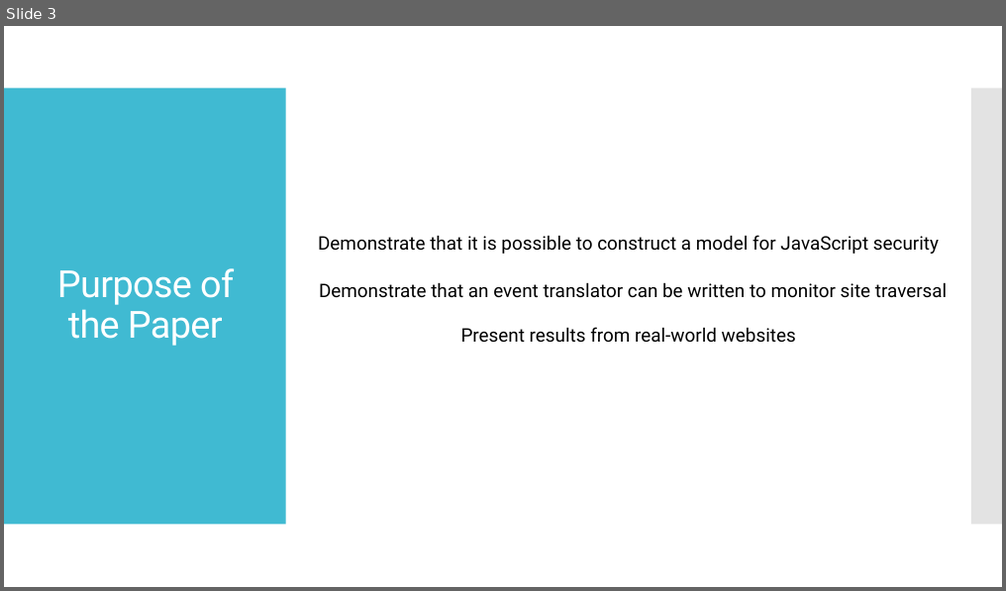
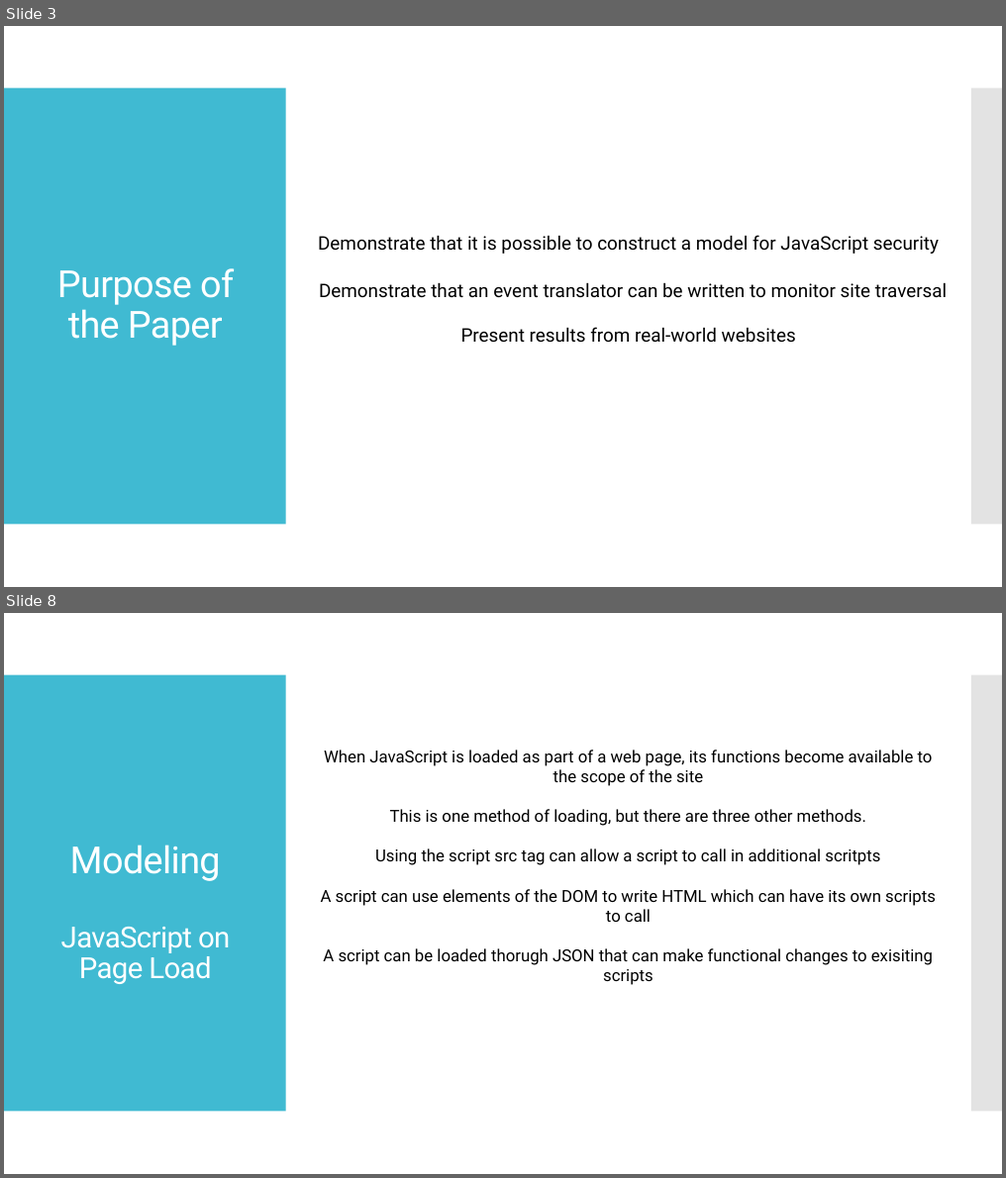
Before and after one commit to starkc1/Spring2019_Homework, a slide deck: SE-410/Stark_SE410_Presentation.pptx. Shown one above the other, each under a label of ours: slide 3 before the commit, slides 3 and 8 after it; the slides between them are not shown. The pictures are 1006x591 and 1006x1178 pixels, drawn with LibreOffice and Linux fonts; fonts in the diff are those of the drawing. Boxes give left, top, right and bottom in pixels: in the first picture for what was removed or moved away, otherwise in the second. Text is boxed around its words. In the diff, an @@ line names an element or a change of style, - is before the commit and + after.

```diff
--- a/SE-410/Stark_SE410_Presentation.pptx
+++ b/SE-410/Stark_SE410_Presentation.pptx
@@ slide 8 added at box(4, 613, 1002, 1174), background #FFFFFF; not listed: 2 template elements that a slide beside it also shows @@
@@ text added at box(321, 750, 936, 985), 16 pt, text #000000 @@
+When JavaScript is loaded as part of a web page, its functions become available to the scope of the site
+This is one method of loading, but there are three other methods.
+Using the script src tag can allow a script to call in additional scritpts
+A script can use elements of the DOM to write HTML which can have its own scripts to call
+A script can be loaded thorugh JSON that can make functional changes to exisiting scripts
@@ title added at box(61, 845, 230, 984), 28 pt, text #FFFFFF @@
+Modeling
+JavaScript on Page Load
```
Also in this commit, not shown: 2 slides changed, 3 other slides added.
